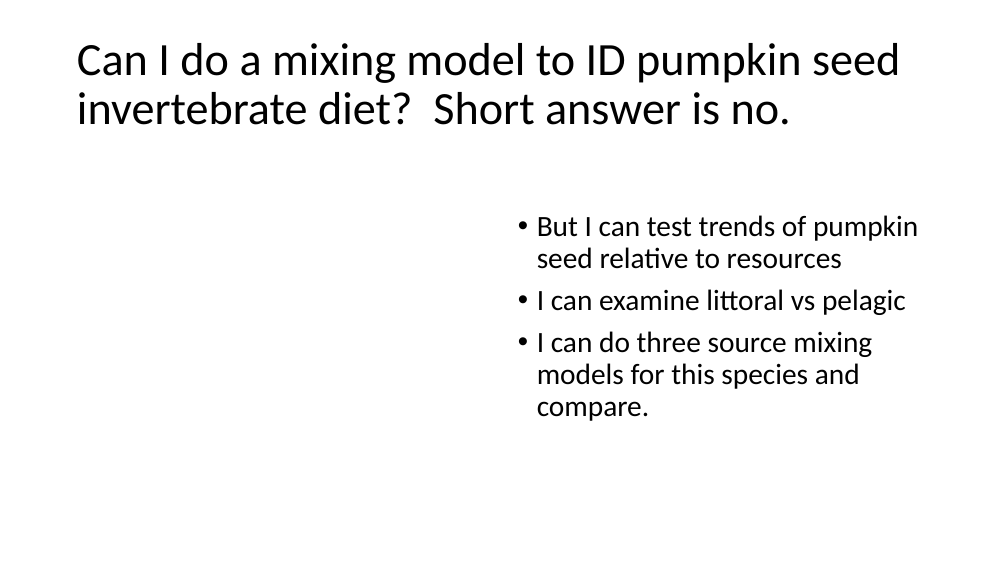
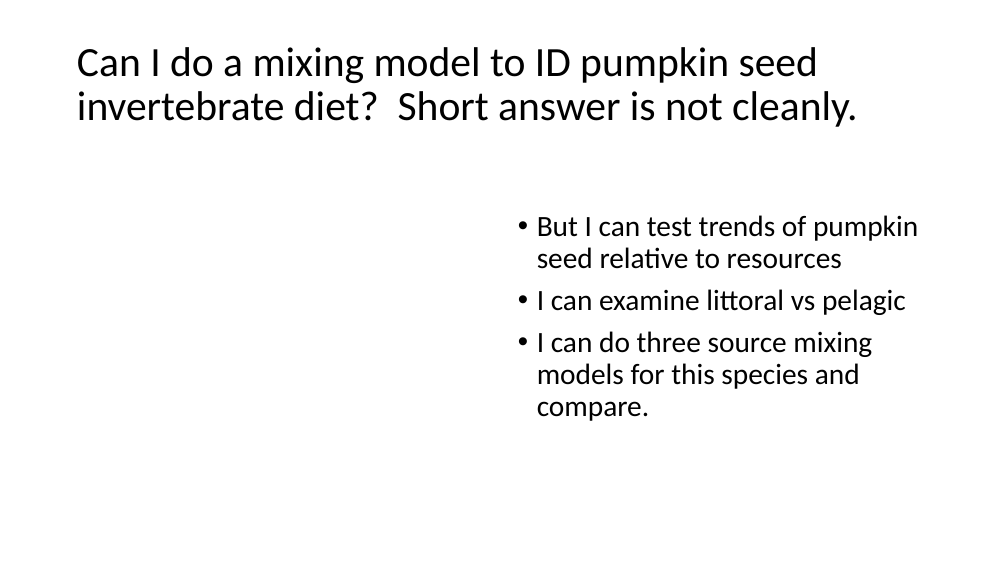
Before and after one commit to freshbeka/WAlakefoodwebCN, a slide deck: slide 6 of docs/20210518_PrepforErinMeeting.pptx. Drawn at 1008x567 pixels with LibreOffice and Linux fonts; fonts in the diff are those of the drawing. Boxes give left, top, right and bottom in pixels: in the first picture for what was removed or moved away, otherwise in the second. Text is boxed around its words. In the diff, an @@ line names an element or a change of style, - is before the commit and + after.

Commit message:
ppt updated

```diff
--- a/docs/20210518_PrepforErinMeeting.pptx
+++ b/docs/20210518_PrepforErinMeeting.pptx
@@ title at (x1=77, y1=47, x2=858, y2=127): text changed; size 44 to 39.6 pt @@
-Can I do a mixing model to ID pumpkin seed invertebrate diet? Short answer is no.
+Can I do a mixing model to ID pumpkin seed invertebrate diet? Short answer is not cleanly.
```
Also in this commit, not shown: 2 slides added, 1 other file.
